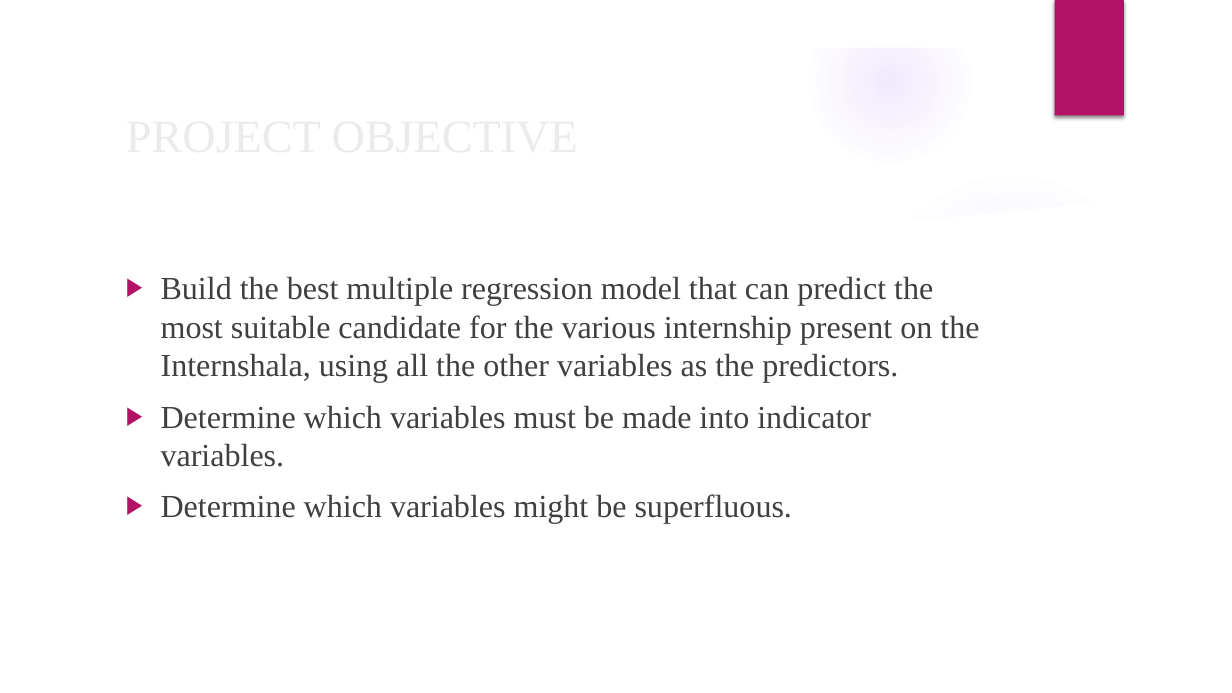
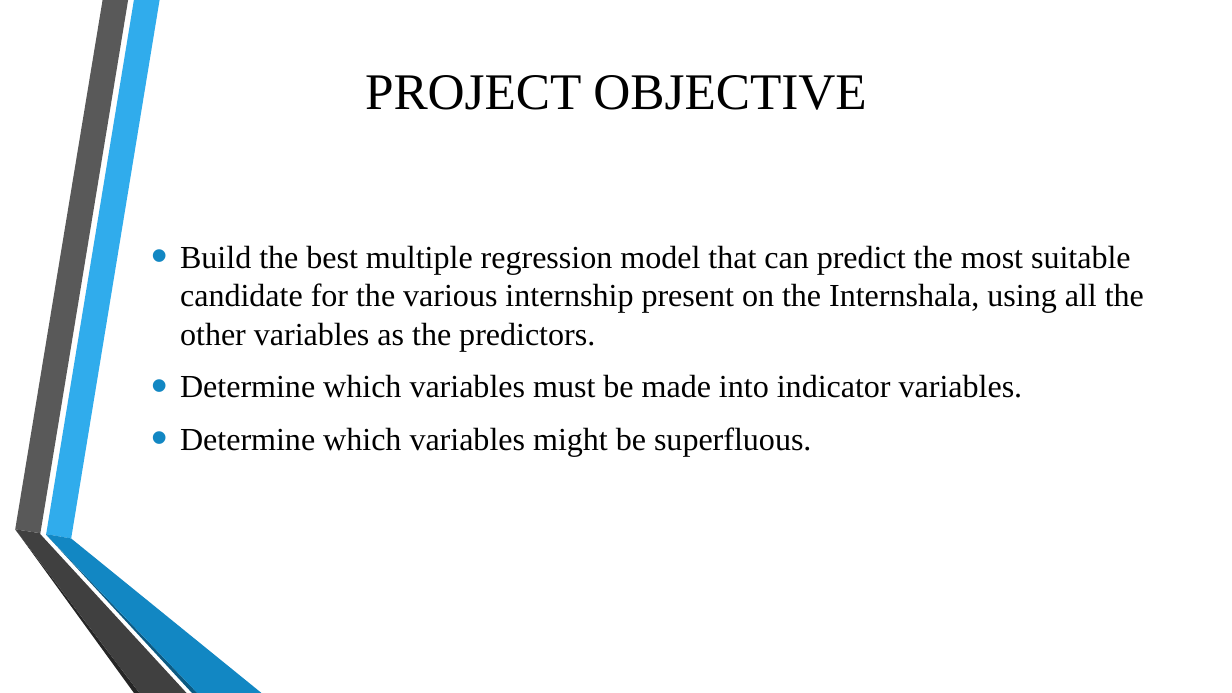
Before and after one commit to nihitjain11/IBM_MiniProject-II, a slide deck: slide 8 of Presentation1.pptx (slide 10 before the commit). Drawn at 1232x693 pixels with LibreOffice and Linux fonts; fonts in the diff are those of the drawing; background and template pictures are left out. Boxes give left, top, right and bottom in pixels: in the first picture for what was removed or moved away, otherwise in the second. Text is boxed around its words. In the diff, an @@ line names an element or a change of style, - is before the commit and + after.

```diff
--- a/Presentation1.pptx
+++ b/Presentation1.pptx
@@ group removed at [0, 0, 1232, 693]: 4 ellipses, 3 freeform shapes @@
@@ title "PROJECT OBJECTIVE": place and size @@
-title "PROJECT OBJECTIVE" at [116, 98, 1002, 169]
+title "PROJECT OBJECTIVE" at [365, 75, 866, 110]
@@ title "PROJECT OBJECTIVE" at [365, 75, 866, 110]: size 36 to 40 pt, text colour #EBEBEB to #000000; alignment left to centre @@
@@ rectangle removed at [1055, 0, 1124, 116] @@
@@ text "Build the best multiple regression ...": place and size @@
-text "Build the best multiple regression ..." at [161, 276, 979, 524]
+text "Build the best multiple regression ..." at [180, 245, 1144, 457]
@@ text "Build the best multiple regression ..." at [180, 245, 1144, 457]: text colour #404040 to #000000; bullet ▶ to •; more space between paragraphs; bullet colour #B31166 to #1287C3; vertical alignment top to middle @@
@@ group added at [15, 0, 262, 693]: 6 freeform shapes @@
```
Also in this commit, not shown: 12 other slides changed, 7 slides added, 3 slides removed.
